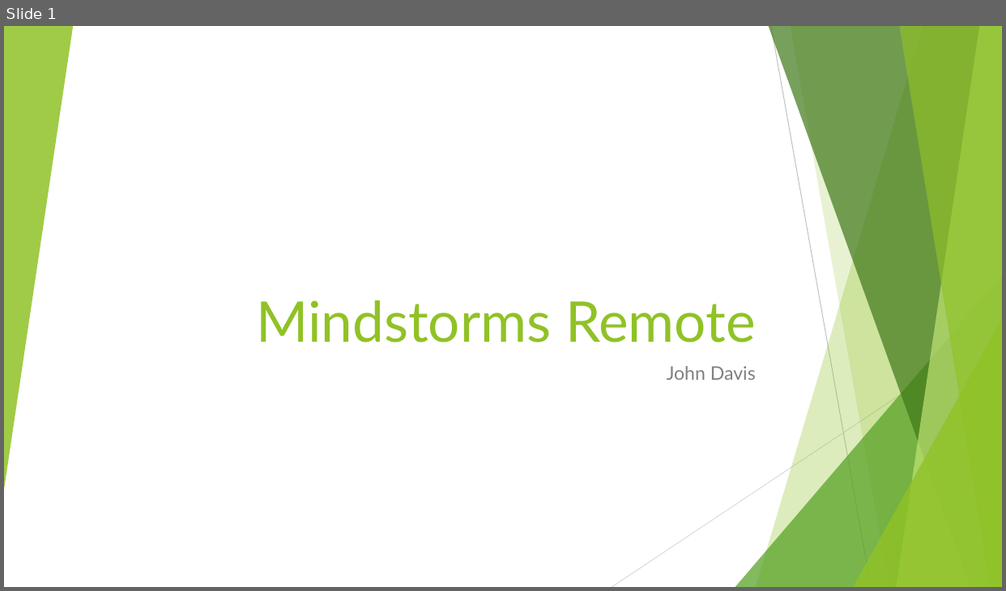
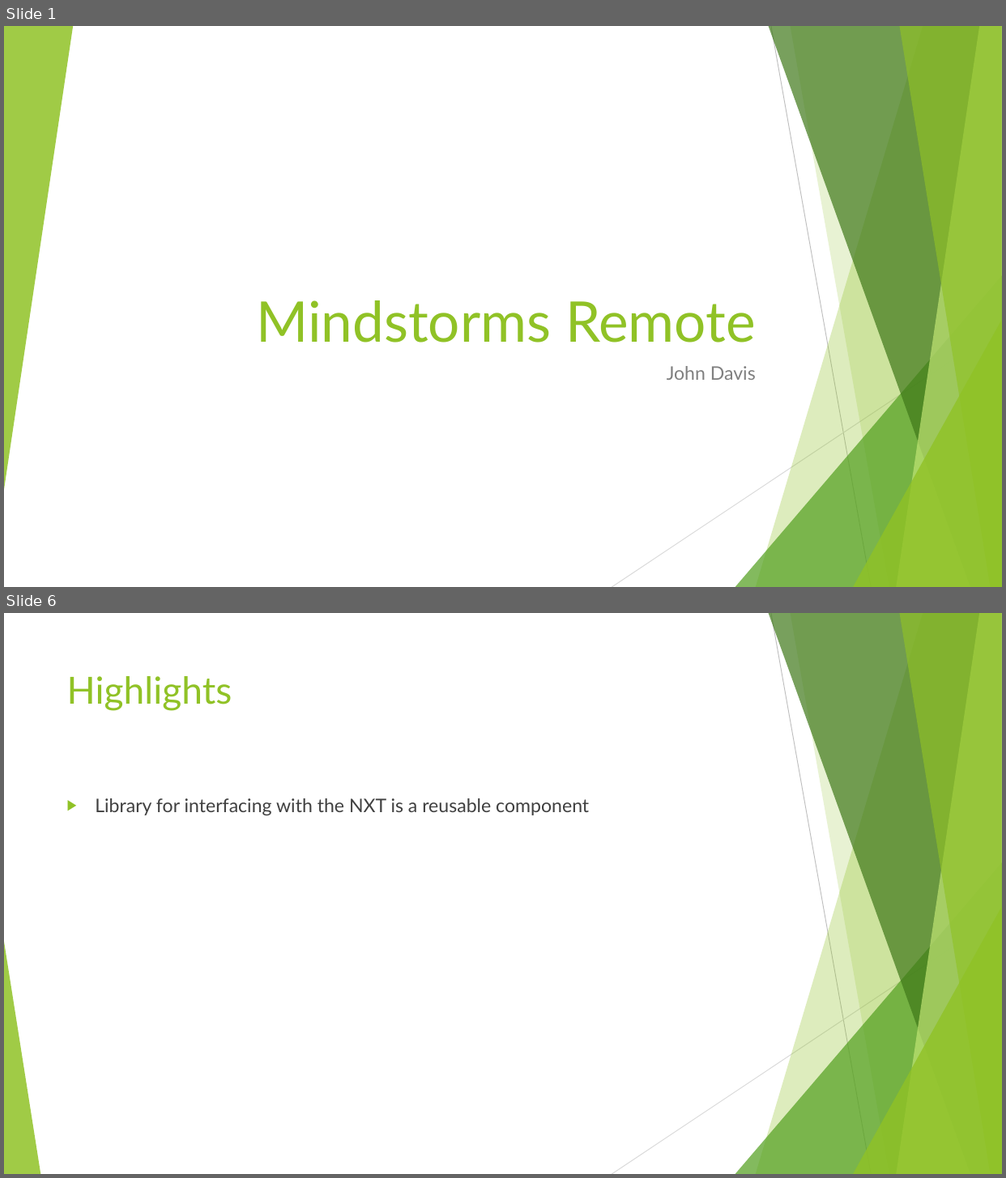
Before and after one commit to Goldfish64/MindstormsRemote, a slide deck: CSC353 presentation.pptx. Shown one above the other, each under a label of ours: slide 1 before the commit, slides 1 and 6 after it; the slides between them are not shown. The pictures are 1006x591 and 1006x1178 pixels, drawn with LibreOffice and Linux fonts; fonts in the diff are those of the drawing. Boxes give left, top, right and bottom in pixels: in the first picture for what was removed or moved away, otherwise in the second. Text is boxed around its words. In the diff, an @@ line names an element or a change of style, - is before the commit and + after.

```diff
--- a/CSC353 presentation.pptx
+++ b/CSC353 presentation.pptx
@@ slide 6 added at box(4, 613, 1002, 1174), background #FFFFFF; not listed: 9 template elements that a slide beside it also shows @@
@@ title added at box(67, 676, 232, 711), 36 pt, text #90C226 @@
+Highlights
@@ text added at box(95, 798, 589, 815), 18 pt, text #404040 @@
+▶ Library for interfacing with the NXT is a reusable component
@@ triangle added at box(4, 942, 40, 1174), fill #90C226 at 85% opacity @@
```
Also in this commit, not shown: 7 other slides added, 13 other files.
